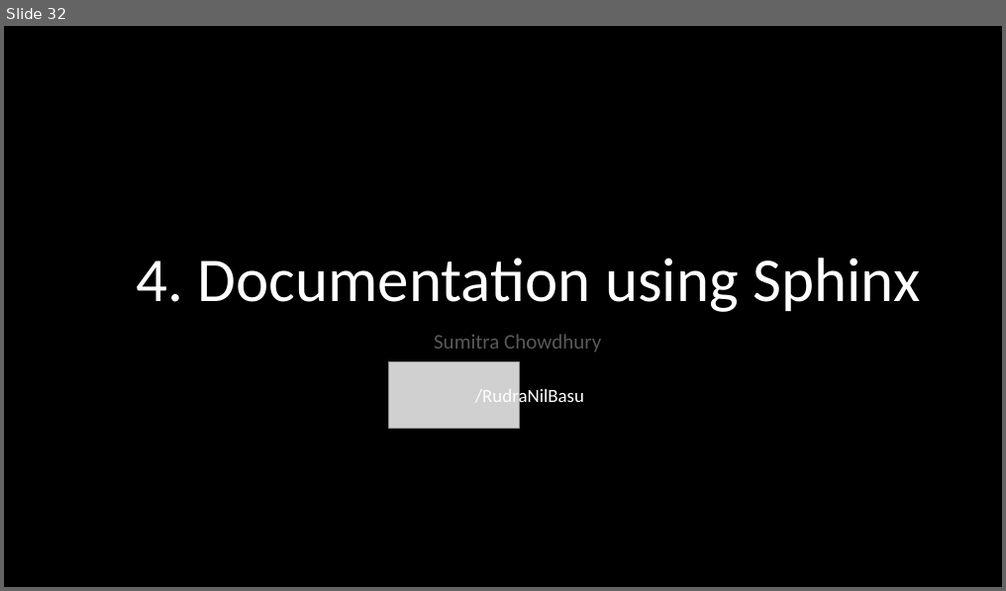
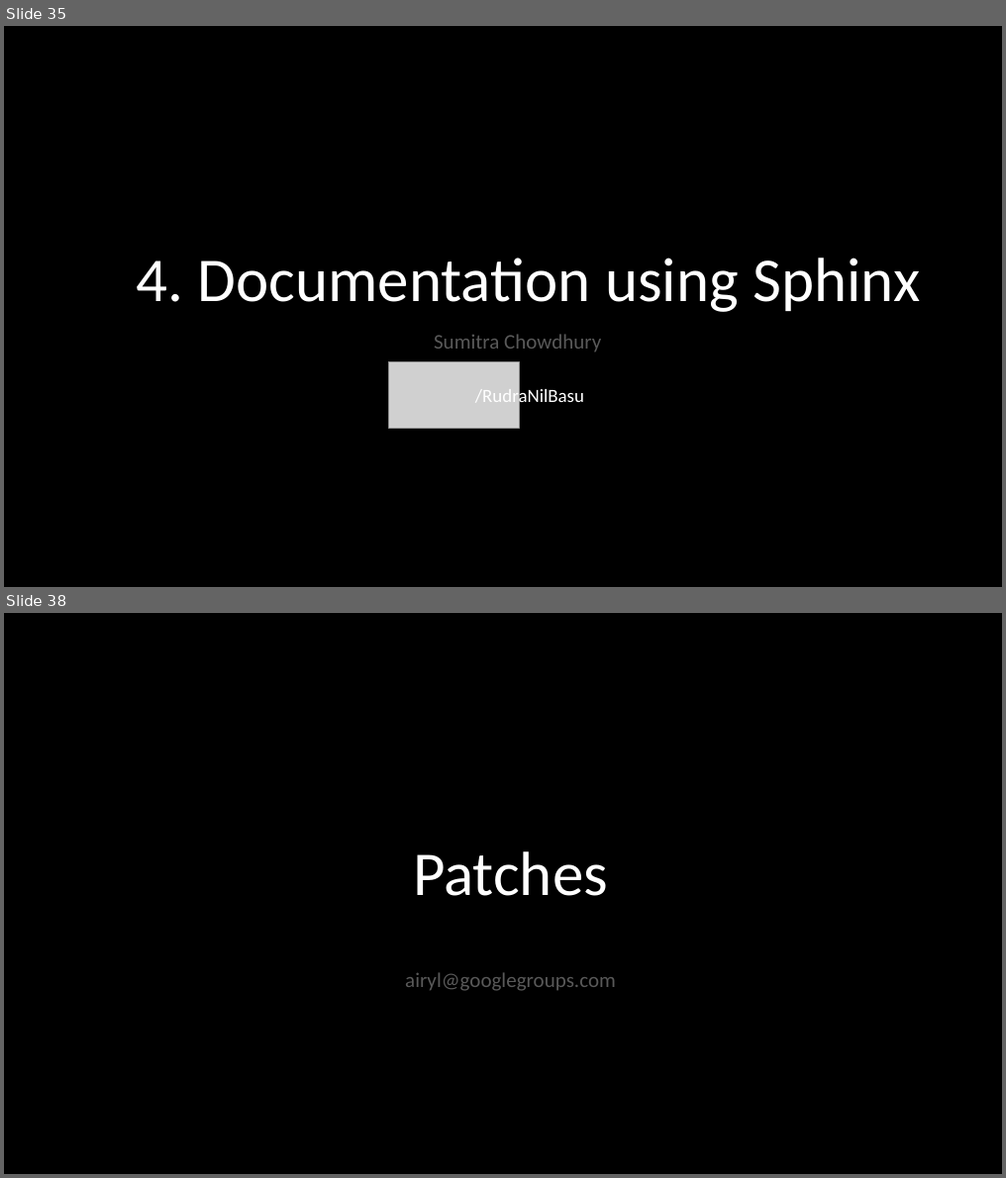
Before and after one commit to PhoenixRRDS/Presentation, a slide deck: The design and development of AIRYL.pptx. Shown one above the other, each under a label of ours: slide 32 before the commit, slides 35 and 38 after it; the slides between them are not shown. The pictures are 1006x591 and 1006x1178 pixels, drawn with LibreOffice and Linux fonts; fonts in the diff are those of the drawing; grey boxes stand for pictures. Boxes give left, top, right and bottom in pixels: in the first picture for what was removed or moved away, otherwise in the second. Text is boxed around its words. In the diff, an @@ line names an element or a change of style, - is before the commit and + after.

Commit message:
Patch

```diff
--- a/The design and development of AIRYL.pptx
+++ b/The design and development of AIRYL.pptx
@@ slide 38 added at (4, 613, 1002, 1174), background #000000 @@
@@ title added at (413, 852, 608, 896), 60 pt, text #FFFFFF @@
+Patches
@@ subtitle added at (405, 972, 616, 991), 20 pt, text #595959 @@
+airyl@googlegroups.com
@@ what was slide 32 is now slide 35 @@
```
Also in this commit, not shown: 1 slide changed, 6 other slides added.
